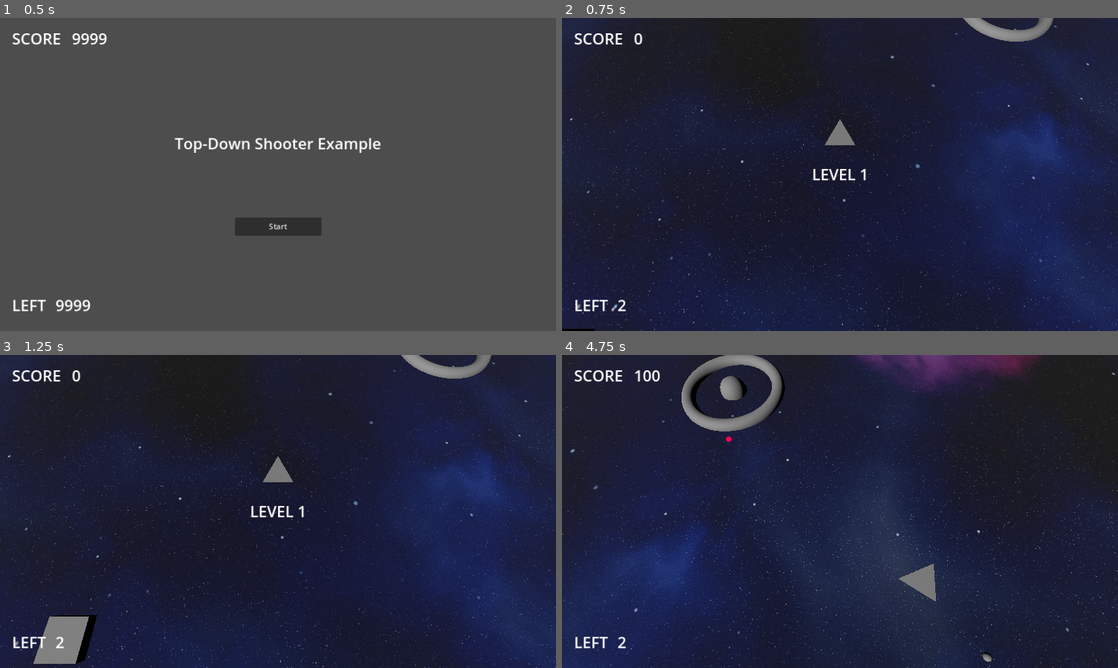
Above: before the commit, frames 1-4 (two rows, left to right).
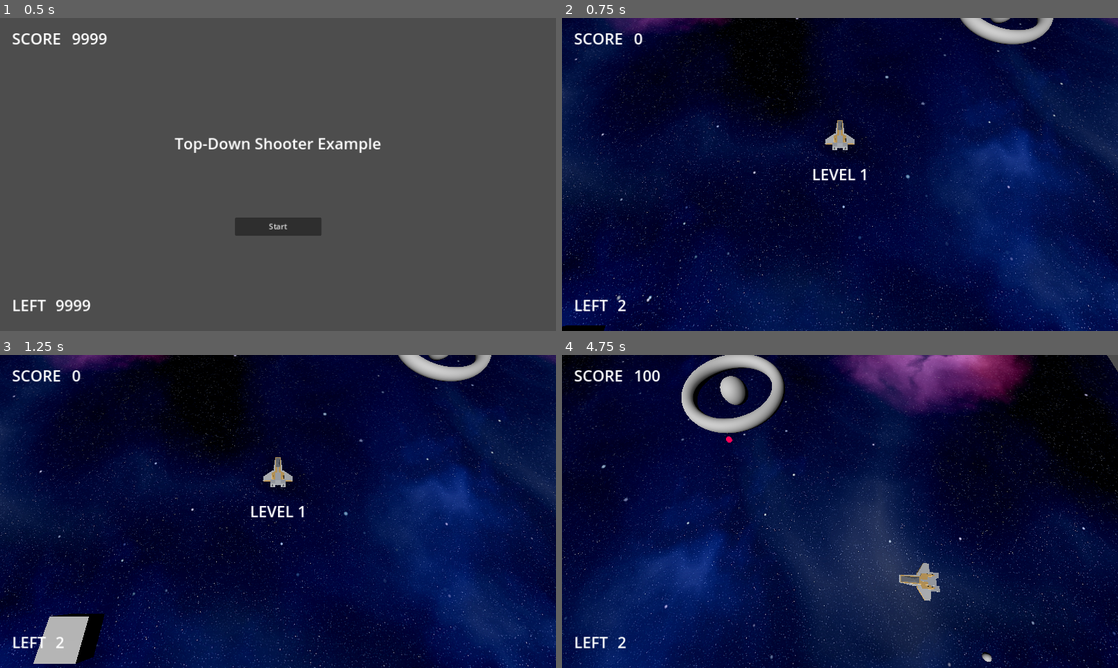
Above: after the commit, the same moments.

Repository: korinVR/TopDownShooterExample
Game: Godot game, scene res://main.tscn
Same seed, same stepped clock (60 frames per second), same inputs: the game is played once before the commit and once after it.
Inputs:
- Up to frame 1 (0.5 s): no input
- Up to frame 2 (0.75 s): click "Start" at 0.5 s
- Up to frame 3 (1.25 s): no input
- Up to frame 4 (4.75 s): hold Right (ui_right) 1.28-2.03 s; tap Space (Fire) every 0.75 s from 1.35 to 4.35 s; hold Down (ui_down) 2.03-2.78 s; hold Right (ui_right) 2.78-3.53 s; hold Up (ui_up) 3.53-4.28 s; hold Left (ui_left) from 4.28 s (still down)

Frame 1 is identical in both runs. In frame 2, 60% of the frame differs, in the area x 0-100%, y 0-100%; in frame 3, 59%; in frame 4, 63%.

Commit message:
Add player model

Diff:
--- a/enemy_ship/enemy_ship.gd
+++ b/enemy_ship/enemy_ship.gd
@@ -11,15 +11,19 @@
 	shot_timer = randf_range(1, 2)
 
 func _physics_process(delta: float) -> void:
+	if %Player == null:
+		return
 	var direction = (%Player.global_position - global_position).normalized()
 	apply_force(direction * acceleration)
 
 func _process(delta: float) -> void:
+	if %Player == null:
+		return
+
 	shot_timer -= delta
 	if shot_timer > 0:
 		return
 
-	print("fire")
 	shot_timer = randf_range(1, 2)
 
 	var enemy_shot := EnemyShot.instantiate()
--- a/levels/level_1.tscn
+++ b/levels/level_1.tscn
@@ -6,6 +6,7 @@
 [ext_resource type="PackedScene" uid="uid://dghb80wur7csu" path="res://field_collision.tscn" id="4_mfnw1"]
 
 [sub_resource type="StandardMaterial3D" id="StandardMaterial3D_oh80m"]
+shading_mode = 0
 albedo_texture = ExtResource("1_5v4yh")
 uv1_scale = Vector3(2, 2, 2)
 
@@ -16,6 +17,7 @@
 [node name="Level" type="Node3D"]
 
 [node name="MeshInstance3D" type="MeshInstance3D" parent="."]
+transform = Transform3D(1, 0, 0, 0, 1, 0, 0, 0, 1, 0, -10, 0)
 mesh = SubResource("PlaneMesh_2n738")
 
 [node name="PlayerSpawnPoint" type="Marker3D" parent="."]
@@ -27,3 +29,6 @@
 transform = Transform3D(1, 0, 0, 0, 1, 0, 0, 0, 1, -66.3237, 0, 59.4709)
 
 [node name="FieldCollision" parent="." instance=ExtResource("4_mfnw1")]
+
+[node name="DirectionalLight3D" type="DirectionalLight3D" parent="."]
+transform = Transform3D(0.958198, -0.169914, -0.230188, 0.286106, 0.569057, 0.77092, 0, -0.804552, 0.593882, 0, 102.142, 0)
--- a/levels/level_2.tscn
+++ b/levels/level_2.tscn
@@ -6,6 +6,7 @@
 [ext_resource type="PackedScene" uid="uid://dghb80wur7csu" path="res://field_collision.tscn" id="4_h8dek"]
 
 [sub_resource type="StandardMaterial3D" id="StandardMaterial3D_oh80m"]
+shading_mode = 0
 albedo_texture = ExtResource("1_i7ugs")
 uv1_scale = Vector3(2, 2, 2)
 
--- a/player/player.tscn
+++ b/player/player.tscn
@@ -1,10 +1,9 @@
 [gd_scene load_steps=4 format=3 uid="uid://cry177u2y4cs1"]
 
 [ext_resource type="Script" path="res://player/Player.gd" id="1_aaysd"]
+[ext_resource type="PackedScene" uid="uid://dx423q733rmj8" path="res://player/craft_speederA.glb" id="2_rxivu"]
 
-[sub_resource type="PrismMesh" id="PrismMesh_nf4a4"]
-
-[sub_resource type="SphereShape3D" id="SphereShape3D_kxqmy"]
+[sub_resource type="SphereShape3D" id="SphereShape3D_iexbq"]
 radius = 5.0
 
 [node name="Player" type="RigidBody3D" groups=["player"]]
@@ -18,16 +17,14 @@
 
 [node name="Model" type="Node3D" parent="."]
 
-[node name="MeshInstance3D" type="MeshInstance3D" parent="Model"]
-transform = Transform3D(10, -6.97574e-15, -1.5246e-23, -1.5246e-22, -4.37114e-07, 1, -6.97574e-15, -10, -4.37114e-08, 2.08165e-12, 2.08165e-12, -2)
-mesh = SubResource("PrismMesh_nf4a4")
-skeleton = NodePath("../..")
-
 [node name="MyShotSpawnPosition" type="Marker3D" parent="Model"]
 transform = Transform3D(1, 0, 0, 0, 1, 0, 0, 0, 1, 2.08165e-12, 2.08165e-12, -6)
 
+[node name="craft_speederA" parent="Model" instance=ExtResource("2_rxivu")]
+transform = Transform3D(5, 0, 0, 0, 5, 0, 0, 0, 5, -10.0047, -1.56281, -8.75526)
+
 [node name="CollisionShape3D" type="CollisionShape3D" parent="."]
-shape = SubResource("SphereShape3D_kxqmy")
+shape = SubResource("SphereShape3D_iexbq")
 
 [node name="CameraTarget" type="Node3D" parent="." groups=["player_camera_target"]]
 
Not shown, added: licenses/License.txt
Binary file added: player/craft_speederA.glb
Not shown, added: player/craft_speederA.glb.import
